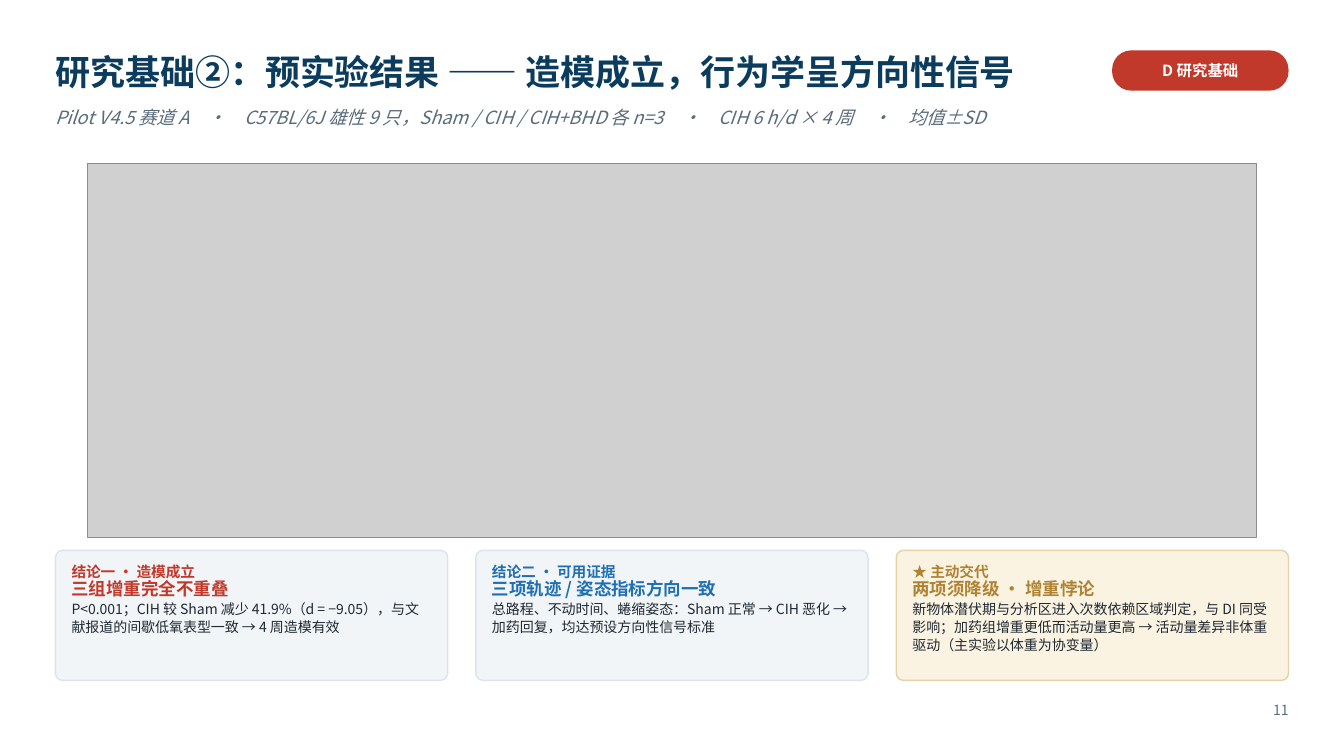
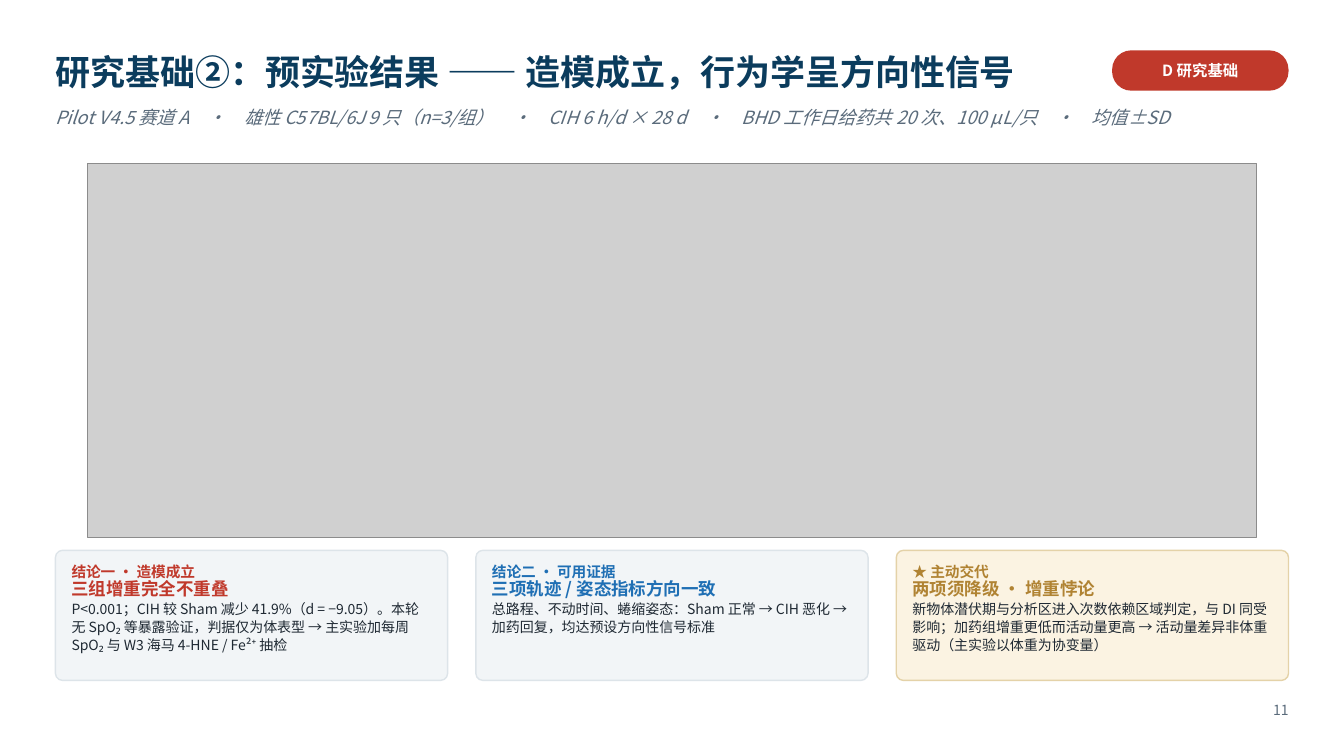
Before and after one commit to xoaiquynhanh17228kk-sketch/test, a slide deck: slide 11 of 开题报告_6分钟版.pptx. Drawn at 1344x756 pixels with LibreOffice and Linux fonts; fonts in the diff are those of the drawing; grey boxes stand for pictures. Boxes give left, top, right and bottom in pixels: in the first picture for what was removed or moved away, otherwise in the second. Text is boxed around its words. In the diff, an @@ line names an element or a change of style, - is before the commit and + after.

```diff
--- a/开题报告_6分钟版.pptx
+++ b/开题报告_6分钟版.pptx
@@ text at box(55, 108, 1170, 128): text changed @@
-Pilot V4.5 赛道 A · C57BL/6J 雄性 9 只，Sham / CIH / CIH+BHD 各 n=3 · CIH 6 h/d × 4 周 · 均值±SD
+Pilot V4.5 赛道 A · 雄性 C57BL/6J 9 只（n=3/组） · CIH 6 h/d × 28 d · BHD 工作日给药共 20 次、100 µL/只 · 均值±SD
@@ text at box(72, 602, 419, 651): text changed @@
-P<0.001；CIH 较 Sham 减少 41.9%（d = −9.05），与文献报道的间歇低氧表型一致 → 4 周造模有效
+P<0.001；CIH 较 Sham 减少 41.9%（d = −9.05）。本轮无 SpO₂ 等暴露验证，判据仅为体表型 → 主实验加每周 SpO₂ 与 W3 海马 4-HNE / Fe²⁺ 抽检
```
Also in this commit, not shown: 5 other slides changed, 3 other files.
